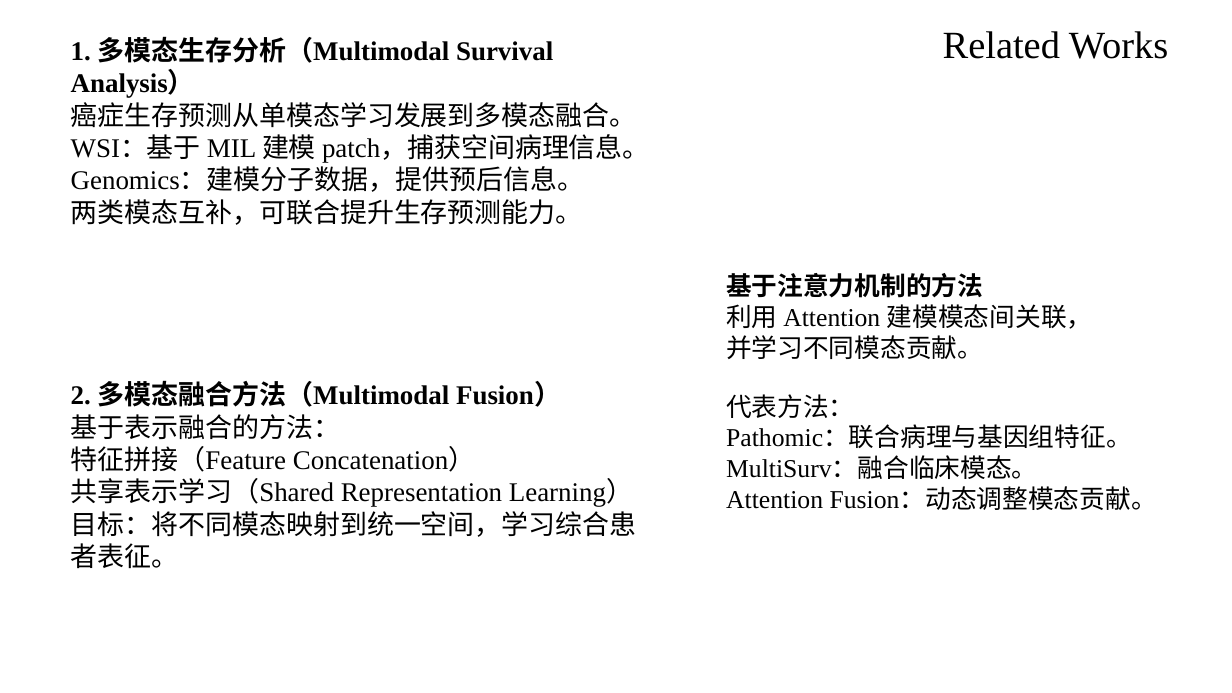
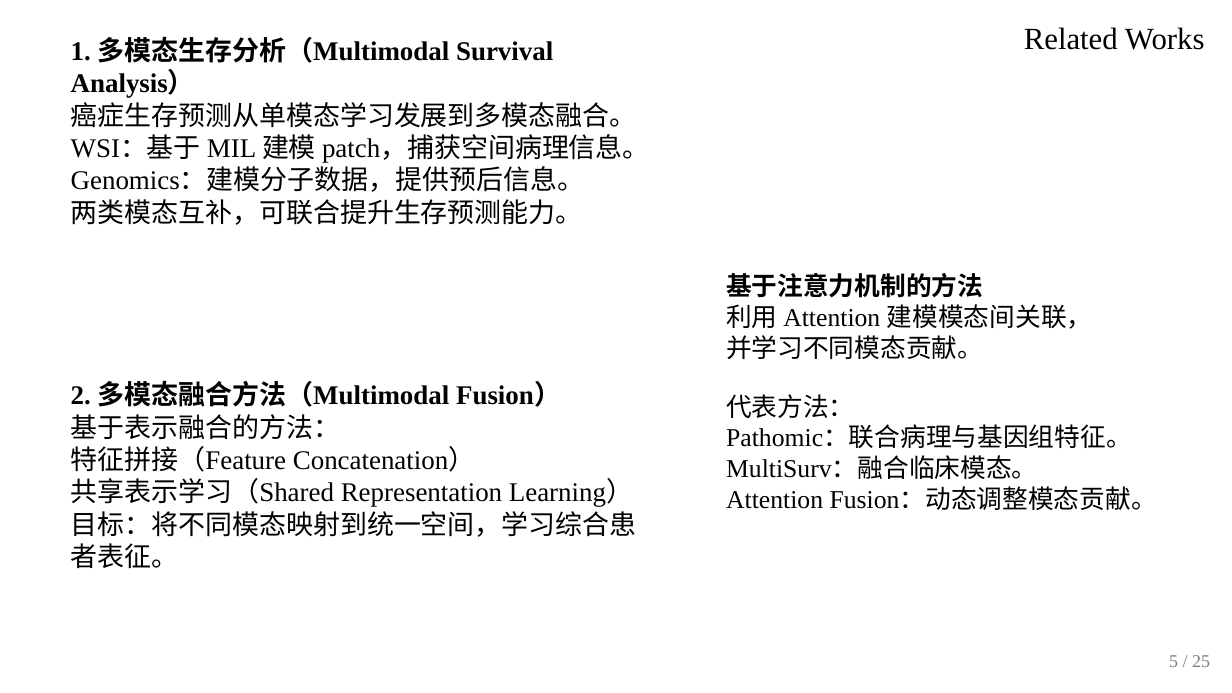
Before and after one commit to Skywalkerjieee/paper-sharing-ppt, a slide deck: slide 5 of assets/paper-sharing-style-reference.pptx. Drawn at 1232x693 pixels with LibreOffice and Linux fonts; fonts in the diff are those of the drawing. Boxes give left, top, right and bottom in pixels: in the first picture for what was removed or moved away, otherwise in the second. Text is boxed around its words. In the diff, an @@ line names an element or a change of style, - is before the commit and + after.

```diff
--- a/assets/paper-sharing-style-reference.pptx
+++ b/assets/paper-sharing-style-reference.pptx
@@ text "Related Works": place and size @@
-text "Related Works" at [943,31,1169,59]
+text "Related Works" at [1024,27,1205,50]
@@ text "Related Works" at [1024,27,1205,50]: size 30 to 24 pt; alignment left to right @@
@@ text added at [1169,655,1210,667], 14 pt, text #7F7F7F @@
+5 / 25
```
Also in this commit, not shown: 21 other slides changed, 3 slides added, 3 slides removed, 9 other files.
